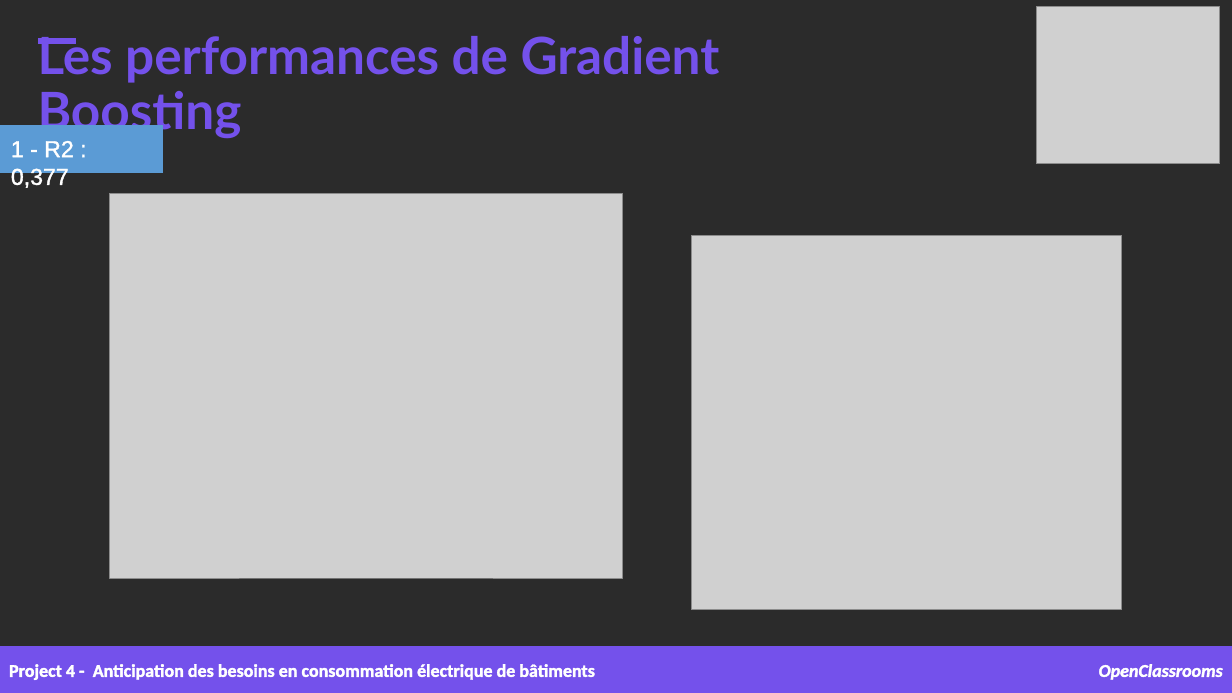
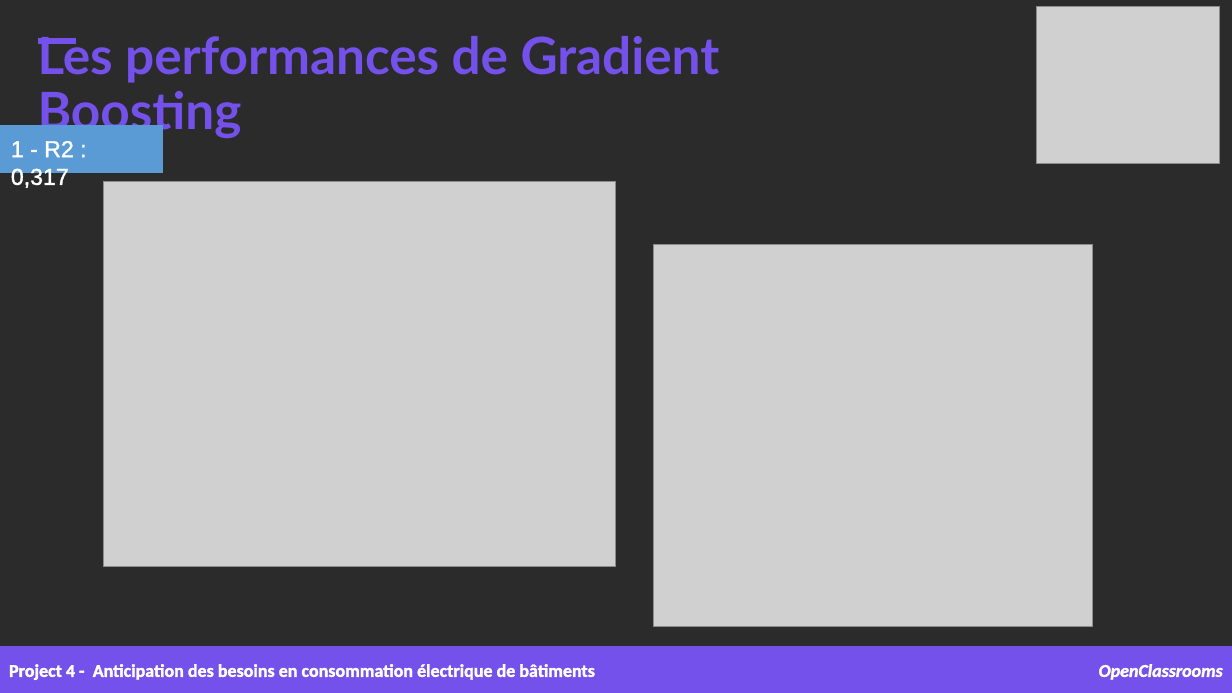
Before and after one commit to samirhinojosa/OC-P4-consumption-needs-of-buildings, a slide deck: slide 30 of supports/P4_presentation v1.pptx. Drawn at 1232x693 pixels with LibreOffice and Linux fonts; fonts in the diff are those of the drawing; grey boxes stand for pictures; background and template pictures are left out; a plain dark background stands for a picture behind light text. Boxes give left, top, right and bottom in pixels: in the first picture for what was removed or moved away, otherwise in the second. Text is boxed around its words. In the diff, an @@ line names an element or a change of style, - is before the commit and + after.

```diff
--- a/supports/P4_presentation v1.pptx
+++ b/supports/P4_presentation v1.pptx
@@ text at (11,141,74,188): text changed @@
-1 - R2 : 0,377
+1 - R2 : 0,317
@@ picture: place and size @@
-picture at (110,193,623,578)
+picture at (104,182,616,567)
@@ picture: place and size @@
-picture at (691,236,1122,610)
+picture at (653,244,1092,627)
```
Also in this commit, not shown: 11 other slides changed, 1 slide added, 4 other files.
